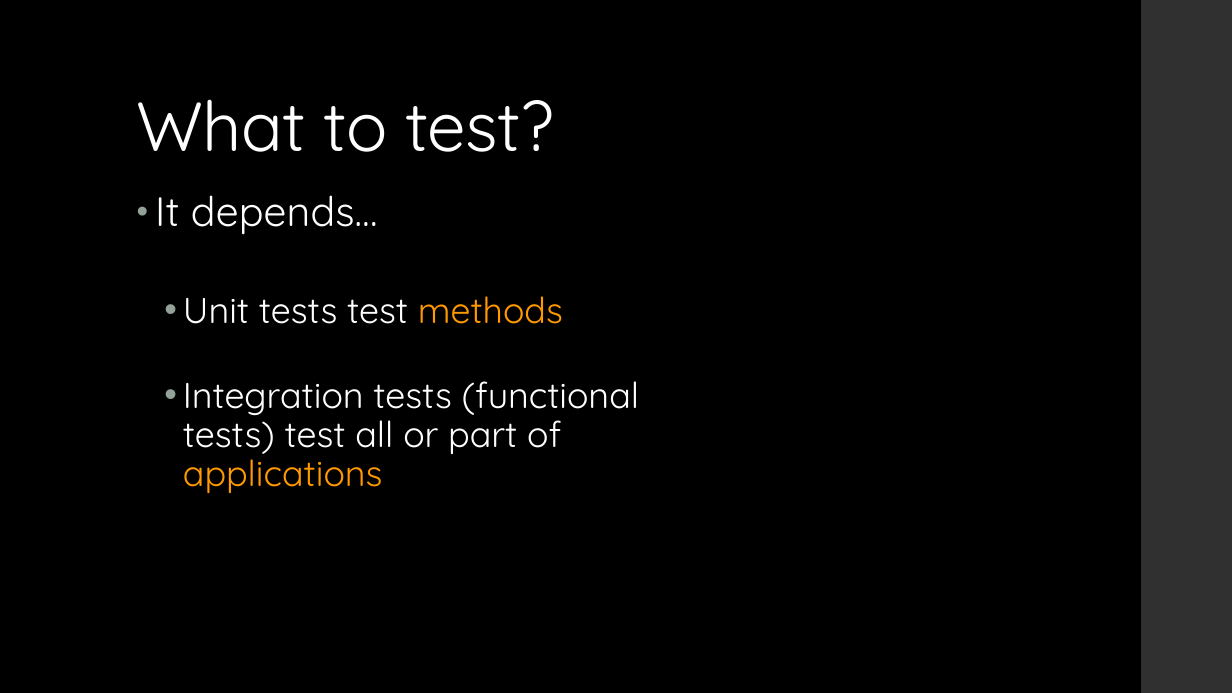
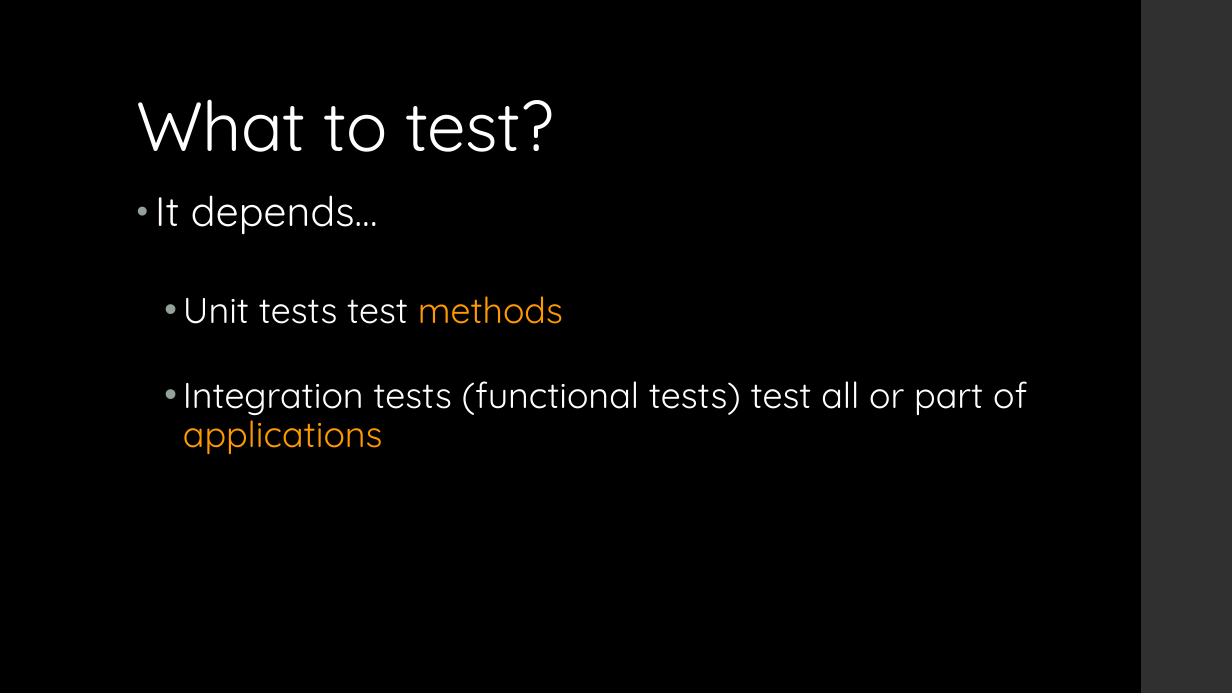
Before and after one commit to ckiefriter1/PT-BESD, a slide deck: slide 4 of Week12/Week 12 - 01. Unit Testing.pptx. Drawn at 1232x693 pixels with LibreOffice and Linux fonts; fonts in the diff are those of the drawing. Boxes give left, top, right and bottom in pixels: in the first picture for what was removed or moved away, otherwise in the second. Text is boxed around its words. In the diff, an @@ line names an element or a change of style, - is before the commit and + after.

```diff
--- a/Week12/Week 12 - 01. Unit Testing.pptx
+++ b/Week12/Week 12 - 01. Unit Testing.pptx
@@ text "It depends…" rewrapped from [155, 195, 639, 493] to [155, 195, 1027, 454] @@
```
Also in this commit, not shown: 4 other slides changed, 3 other files.
